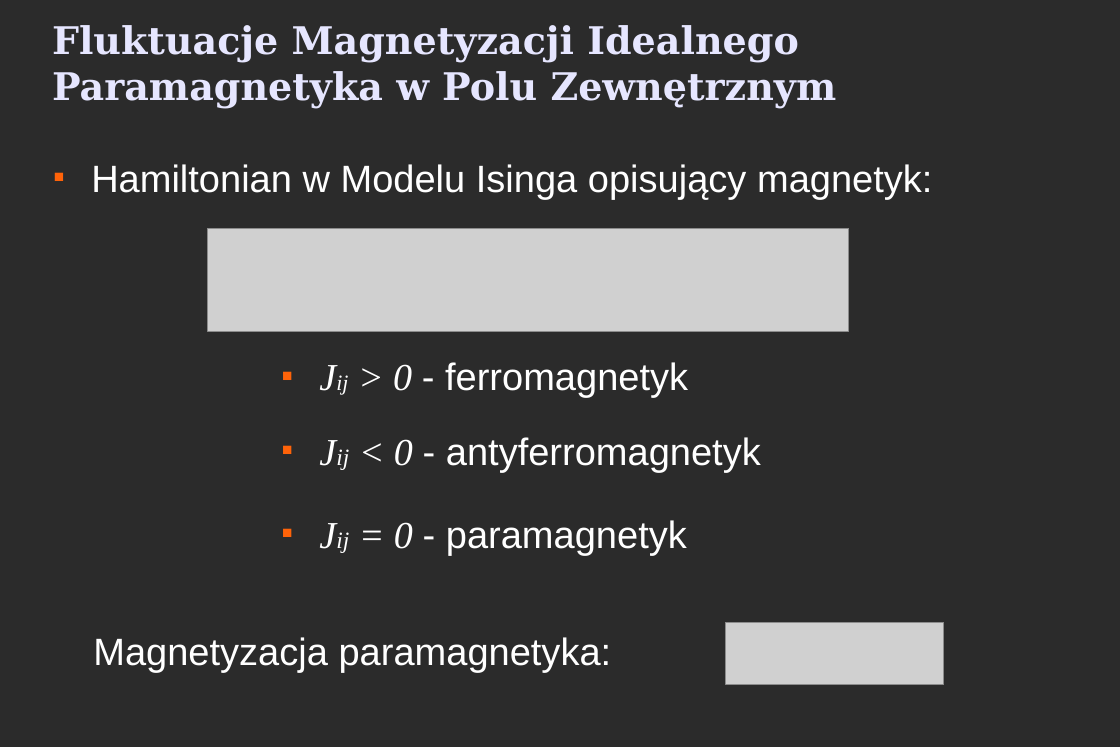
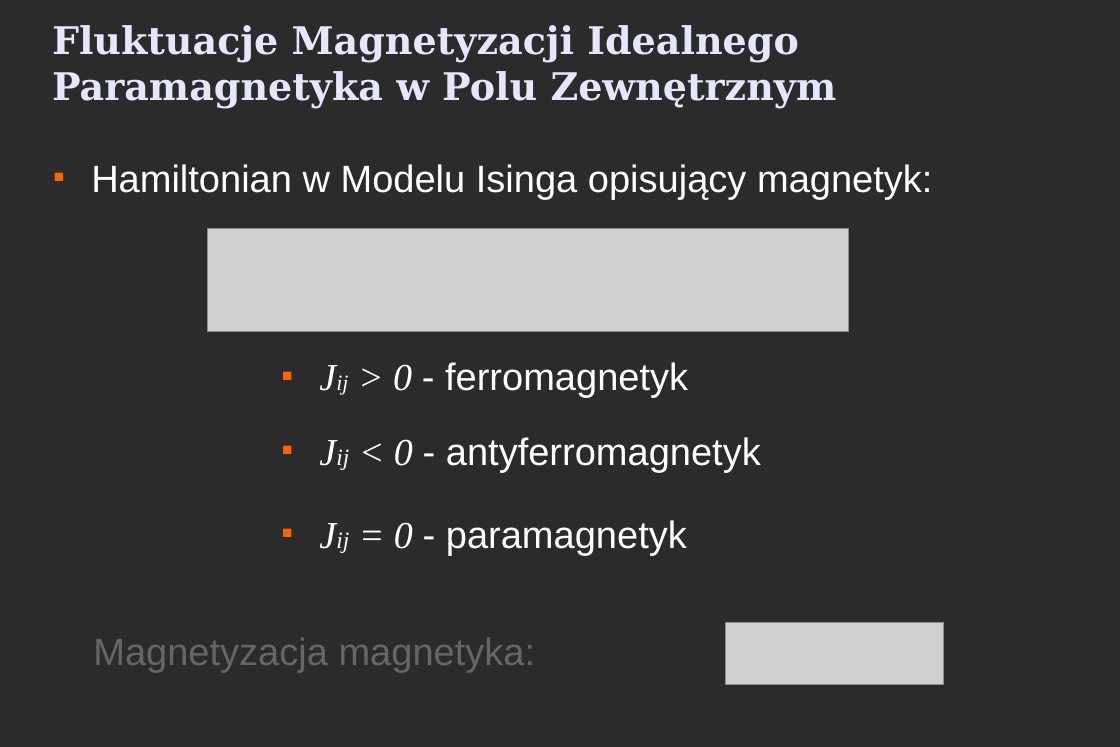
Before and after one commit to carbolymer/Magnetisation-Fluctuations, a slide deck: slide 3 of prezentacja.odp. Drawn at 1120x747 pixels with LibreOffice and Linux fonts; fonts in the diff are those of the drawing; grey boxes stand for pictures; background and template pictures are left out; a plain dark background stands for a picture behind light text. Boxes give left, top, right and bottom in pixels: in the first picture for what was removed or moved away, otherwise in the second. Text is boxed around its words. In the diff, an @@ line names an element or a change of style, - is before the commit and + after.

```diff
--- a/prezentacja.odp
+++ b/prezentacja.odp
@@ text at bbox=[93, 638, 536, 672]: text changed; text colour #FFFFFF to #666666 @@
-Magnetyzacja paramagnetyka:
+Magnetyzacja magnetyka:
```
Also in this commit, not shown: 3 other slides changed, 4 slides added, 2 other files.
